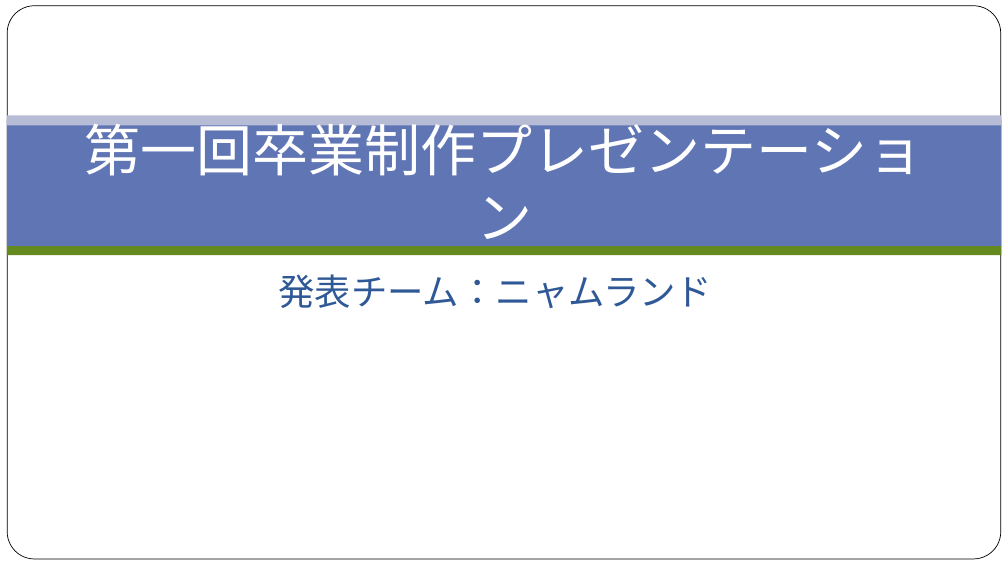
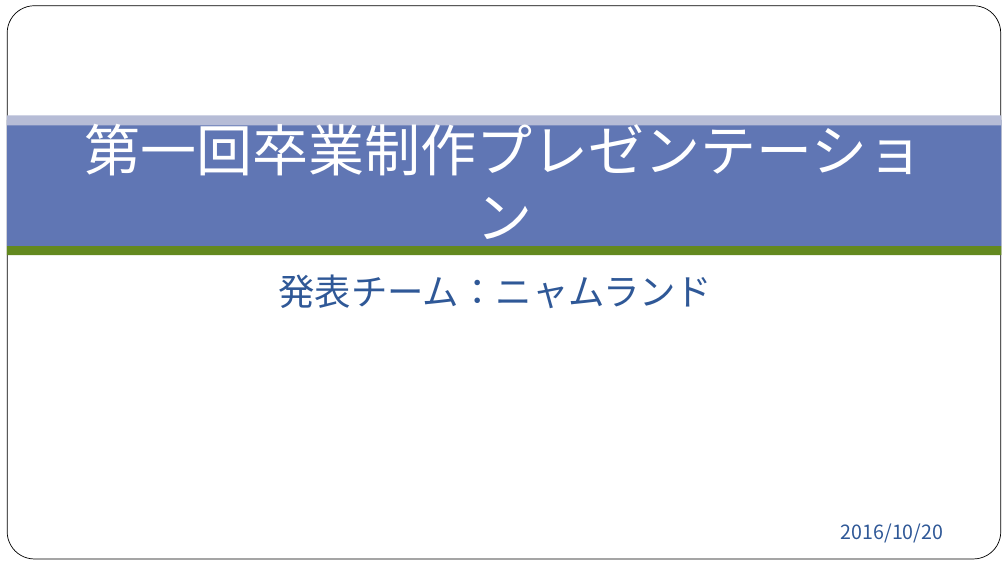
Before and after one commit to NyamLand/VSRPG, a slide deck: slide 1 of 仕様/プレゼンテーション/第一回発表.pptx. Drawn at 1008x567 pixels with LibreOffice and Linux fonts; fonts in the diff are those of the drawing; background and template pictures are left out. Boxes give left, top, right and bottom in pixels: in the first picture for what was removed or moved away, otherwise in the second. Text is boxed around its words. In the diff, an @@ line names an element or a change of style, - is before the commit and + after.

Commit message:
プレゼン資料更新＆参考画像追加

```diff
--- a/仕様/プレゼンテーション/第一回発表.pptx
+++ b/仕様/プレゼンテーション/第一回発表.pptx
@@ text added at [841,523,944,543], 14 pt, text #2F5897 @@
+2016/10/20
```
Also in this commit, not shown: 13 other slides changed, 7 slides added, 1 slide removed, 12 other files.
